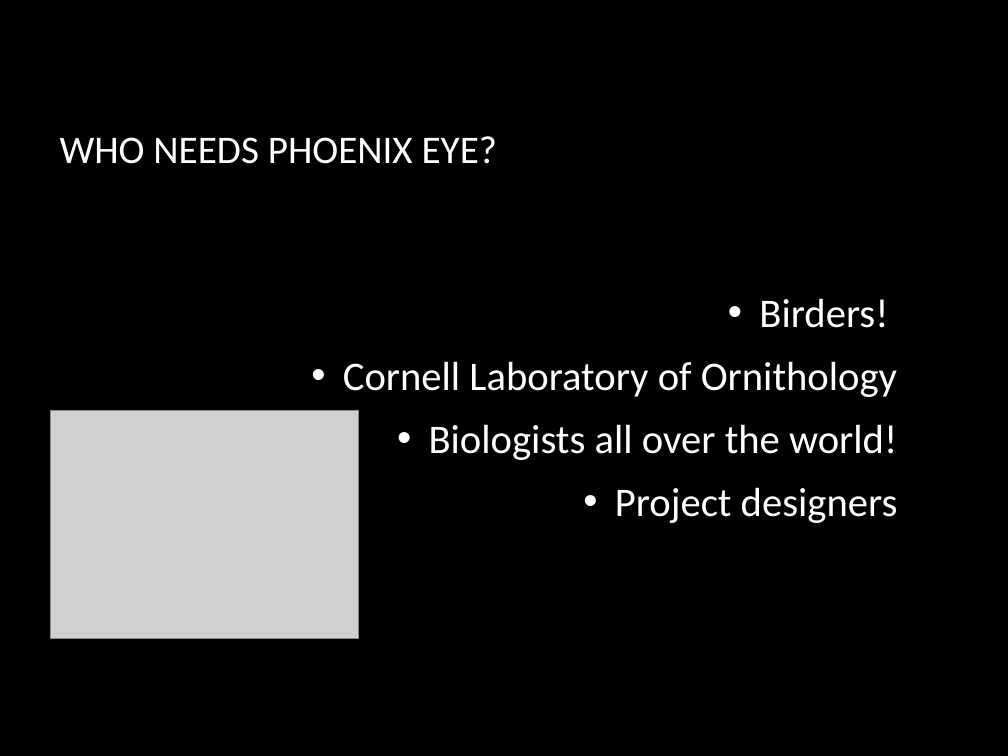
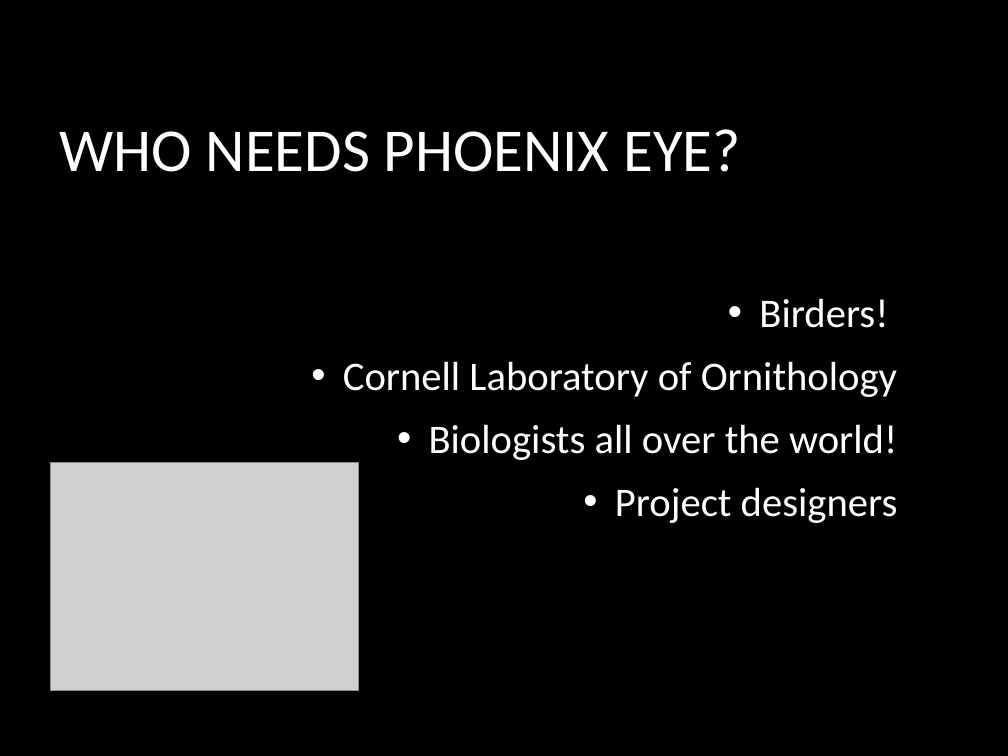
Before and after one commit to qrprat77/https---github.com-qrprat77-Biology_project, a slide deck: slide 7 of Resource/Bio_Presentation.pptx. Drawn at 1008x756 pixels with LibreOffice and Linux fonts; fonts in the diff are those of the drawing; grey boxes stand for pictures; background and template pictures are left out. Boxes give left, top, right and bottom in pixels: in the first picture for what was removed or moved away, otherwise in the second. Text is boxed around its words. In the diff, an @@ line names an element or a change of style, - is before the commit and + after.

```diff
--- a/Resource/Bio_Presentation.pptx
+++ b/Resource/Bio_Presentation.pptx
@@ title "WHO NEEDS PHOENIX EYE?" at <box>60,129,740,172</box>: size 30.9 to 48 pt @@
@@ picture: place and size @@
-picture at <box>50,411,359,638</box>
+picture at <box>50,463,359,691</box>
```
Also in this commit, not shown: 8 other slides changed.
